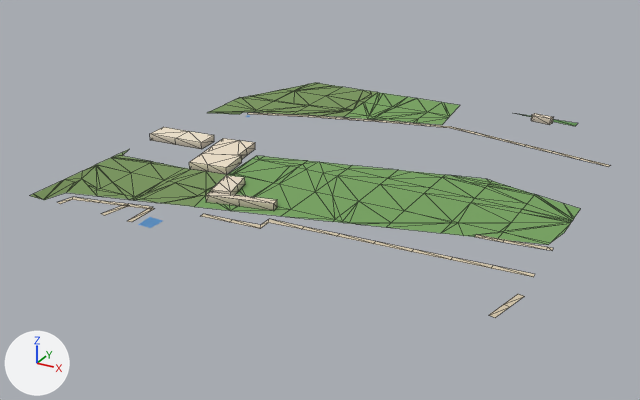
Renders of the glTF model public/assets/bengaluru-region-v1/tiles/t35_-12-l0.glb from each side of a commit.
Both versions are drawn from a 50 mm camera at (18160.0, -6585.0, 360.0) aimed at (17721.0, -5788.0, -38.0). Every picture has the same lights, and +X, +Y and +Z are marked at lower left. The older version comes first. Mesh edges are drawn as thin lines on the coarser meshes. Vertices at exactly the same position are counted once.

In view in the first picture: 'building', 'ground' and 1 more.
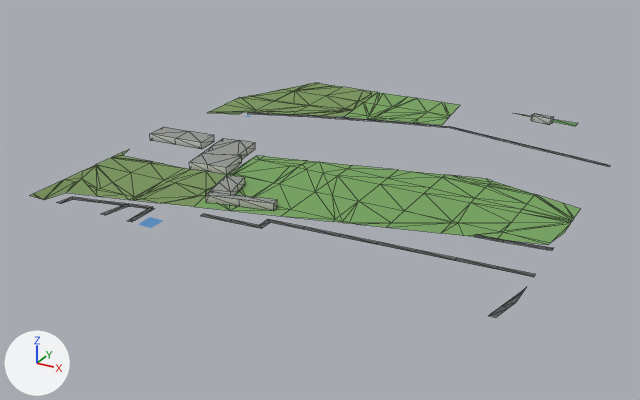
What differs and where, as boxes [x1, y1, x2, y2] in the pictures (640 x 400 px; the box of a moved part takes in the faces that stretch with it):
'ground', reshaped: before [30, 83, 611, 318]; after [30, 83, 610, 317]
part 1 of me_building, recoloured: [150, 113, 553, 208] in both
part 2 of me_ground, rebuilt: before [489, 294, 524, 318]; after [488, 288, 526, 317]
part 3 of me_ground, moved or reshaped: [57, 158, 571, 277] in both
part 4 of me_ground, moved or reshaped: before [450, 127, 611, 167]; after [451, 127, 610, 167]
part 5 of me_ground, recoloured: before [99, 112, 554, 277]; after [99, 112, 563, 277]

The change, as a list of edits to the scene's bpy script:
```text
Change me_building:
    used by ob_building; location = (17500.0, -6000.0, 0.0)
    remove me_building.from_pydata(...)  # 66 vertices, 88 faces; spans x -1.0..404.0, y 75.0..492.0, z 0.0..8.0
    add me_building.from_pydata(...)  # 66 vertices, 110 faces; spans x -1.0..404.0, y 75.0..492.0, z 0.0..8.0
    me_building part 1: 88 kept faces spanning x -1.0..404.0, y 75.0..492.0, z 0.0..8.0 get new vertex colours
    edits to the shape of me_building do not show in these pictures
Change me_ground:
    used by ob_ground; location = (17500.0, -6000.0, 0.0)
    verts and faces of me_ground; kept vertices keep their numbers, new ones are numbered from 351
    before: 339 (333.0, 404.0, 1.0) at pixel (476, 132), 340 (332.0, 398.0, 1.0) at pixel (473, 133), 341 (366.0, 397.0, 1.0) at pixel (501, 138), 342 (365.0, 392.0, 1.0) at pixel (498, 139), 343 (400.0, 391.0, 1.0) at pixel (526, 144)
    before: 344 (399.0, 385.0, 1.0) at pixel (524, 146), 345 (433.0, 384.0, 1.0) at pixel (553, 151), 346 (432.0, 379.0, 1.0) at pixel (551, 152), 347 (467.0, 378.0, 1.0) at pixel (581, 158), 348 (466.0, 372.0, 1.0) at pixel (579, 159)
    before: 349 (501.0, 371.0, 1.0) at pixel (610, 165), 350 (499.0, 366.0, 1.0) at pixel (608, 166)
    remove me_ground.from_pydata(...)  # 351 vertices, 462 faces; spans x 0.0..503.0, y -1.0..500.0, z 1.0
    add me_ground.from_pydata(...)  # 355 vertices, 466 faces; spans x 0.0..500.0, y 0.0..500.0, z 1.0
    me_ground part 2: the loose piece of 6 vertices spanning x 487.0..503.0, y -1.0..44.0, z 1.0 is rebuilt with 8 vertices and now spans x 487.0..500.0, y 0.0..60.0, z 1.0
    me_ground part 3
    5 vertices are removed from x 37.0..100.0, y -1.0..19.0, z 1.0
    28 faces are deleted
    3 vertices in x 427.0..464.0, y 76.0..82.0, z 1.0 move by (4.0, 0.0, 0.0)
    3 vertices in x 318.0..355.0, y 69.0..75.0, z 1.0 move by (2.0, 0.0, 0.0)
    11 vertices move from x 94.0..428.0, y 1.0..77.0, z 1.0 to x 100.0..431.0, y 0.0..78.0, z 1.0
    7 vertices are added at x 37.0..133.0, y 0.0..19.0, z 1.0
    30 new faces join them
    me_ground part 4
    add delete_vertices([*range(347, 351)])  # with the faces that use them
    add verts[340] = (335.0, 397.0, 1.0)  # moved, pixel (475, 134)
    add verts[339] = (336.0, 403.0, 1.0)  # moved, pixel (478, 133)
    add verts[342] = (371.0, 390.0, 1.0)  # moved, pixel (503, 141)
    add verts[341] = (373.0, 396.0, 1.0)  # moved, pixel (505, 139)
    add verts[344] = (408.0, 383.0, 1.0)  # moved, pixel (531, 148)
    add verts[343] = (409.0, 389.0, 1.0)  # moved, pixel (534, 146)
    add verts[346] = (445.0, 376.0, 1.0)  # moved, pixel (561, 155)
    add verts[345] = (446.0, 382.0, 1.0)  # moved, pixel (564, 153)
    add verts[358] = (481.0, 369.0, 1.0)  # pixel (592, 162)
    add verts[359] = (482.0, 375.0, 1.0)  # pixel (595, 161)
    add verts[360] = (500.0, 372.0, 1.0)  # pixel (610, 165)
    add verts[361] = (500.0, 365.0, 1.0)  # pixel (609, 166)
    add faces += [(345, 346, 358), (345, 358, 359), (358, 360, 359), (358, 361, 360)]
    me_ground part 5: 53 kept faces spanning x 47.0..500.0, y 0.0..411.0, z 1.0 get new vertex colours; the middle colour goes from beige #d7c9ae to dark grey #535556
```
